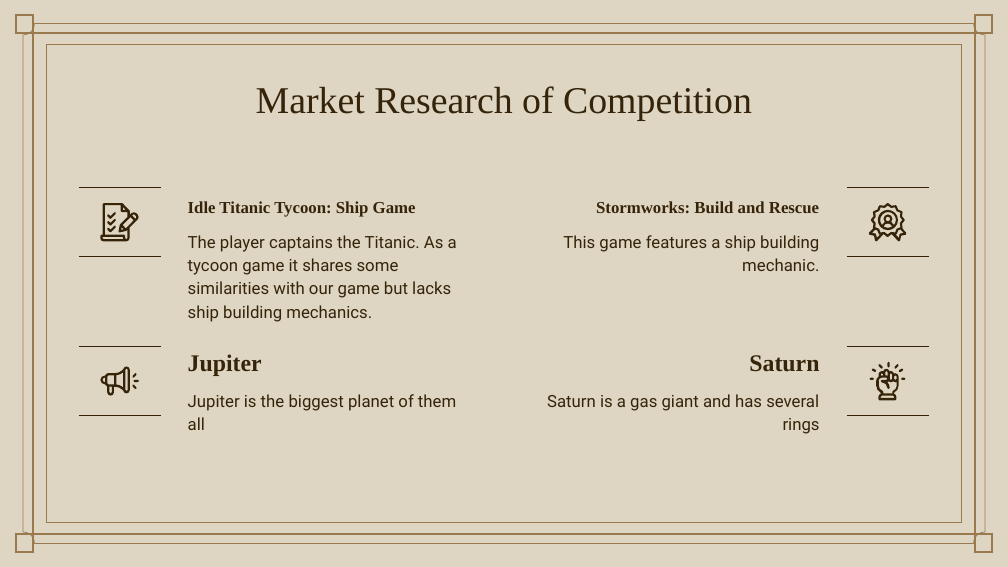
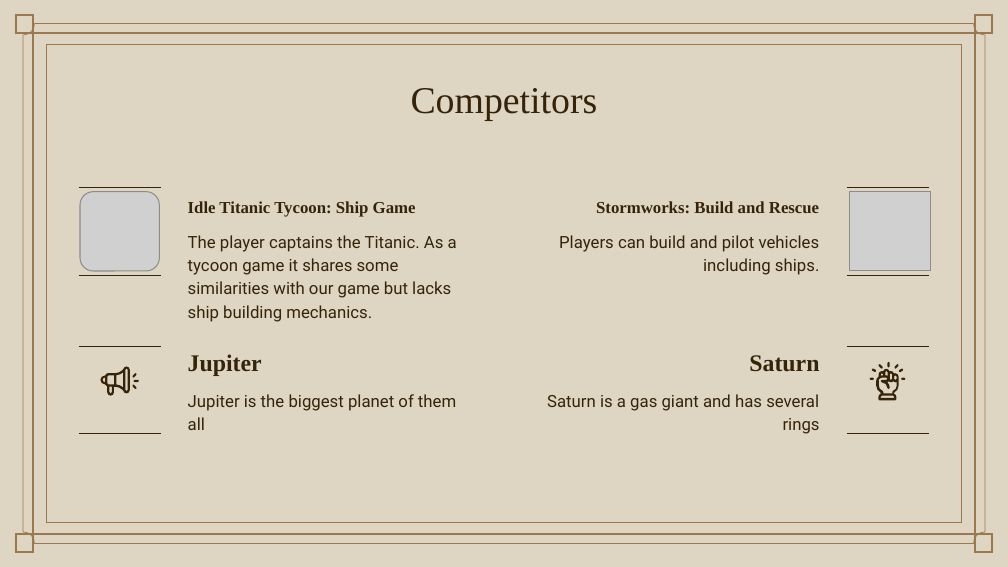
Before and after one commit to LyciaStenson/OceanLinerTycoon, a slide deck: slide 7 of Documents/Ocean Liner Tycoon Pitch.pptx (slide 12 before the commit). Drawn at 1008x567 pixels with LibreOffice and Linux fonts; fonts in the diff are those of the drawing; grey boxes stand for pictures; background and template pictures are left out. Boxes give left, top, right and bottom in pixels: in the first picture for what was removed or moved away, otherwise in the second. Text is boxed around its words. In the diff, an @@ line names an element or a change of style, - is before the commit and + after.

```diff
--- a/Documents/Ocean Liner Tycoon Pitch.pptx
+++ b/Documents/Ocean Liner Tycoon Pitch.pptx
@@ title at bbox=[411, 88, 598, 121]: text changed @@
-Market Research of Competition
+Competitors
@@ picture added at bbox=[80, 192, 159, 271] @@
@@ group removed at bbox=[101, 203, 140, 241]: 4 freeform shapes @@
@@ picture added at bbox=[850, 192, 930, 271] @@
@@ freeform shape removed at bbox=[868, 203, 906, 241] @@
@@ subtitle at bbox=[559, 235, 820, 275]: text changed @@
-This game features a ship building mechanic.
+Players can build and pilot vehicles including ships.
@@ freeform shape removed at bbox=[877, 210, 898, 230] @@
@@ 4 lines: place and size @@
-4 lines at bbox=[79, 257, 928, 415]
+4 lines at bbox=[79, 275, 928, 434]
```
Also in this commit, not shown: 2 other slides changed, 3 slides added, 2 slides removed, 3 other files.
